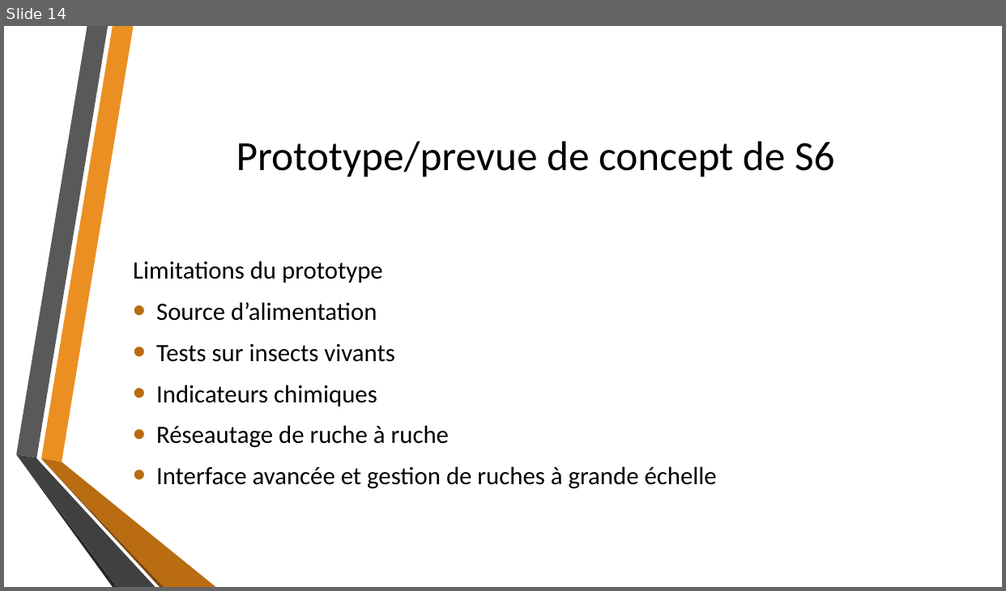
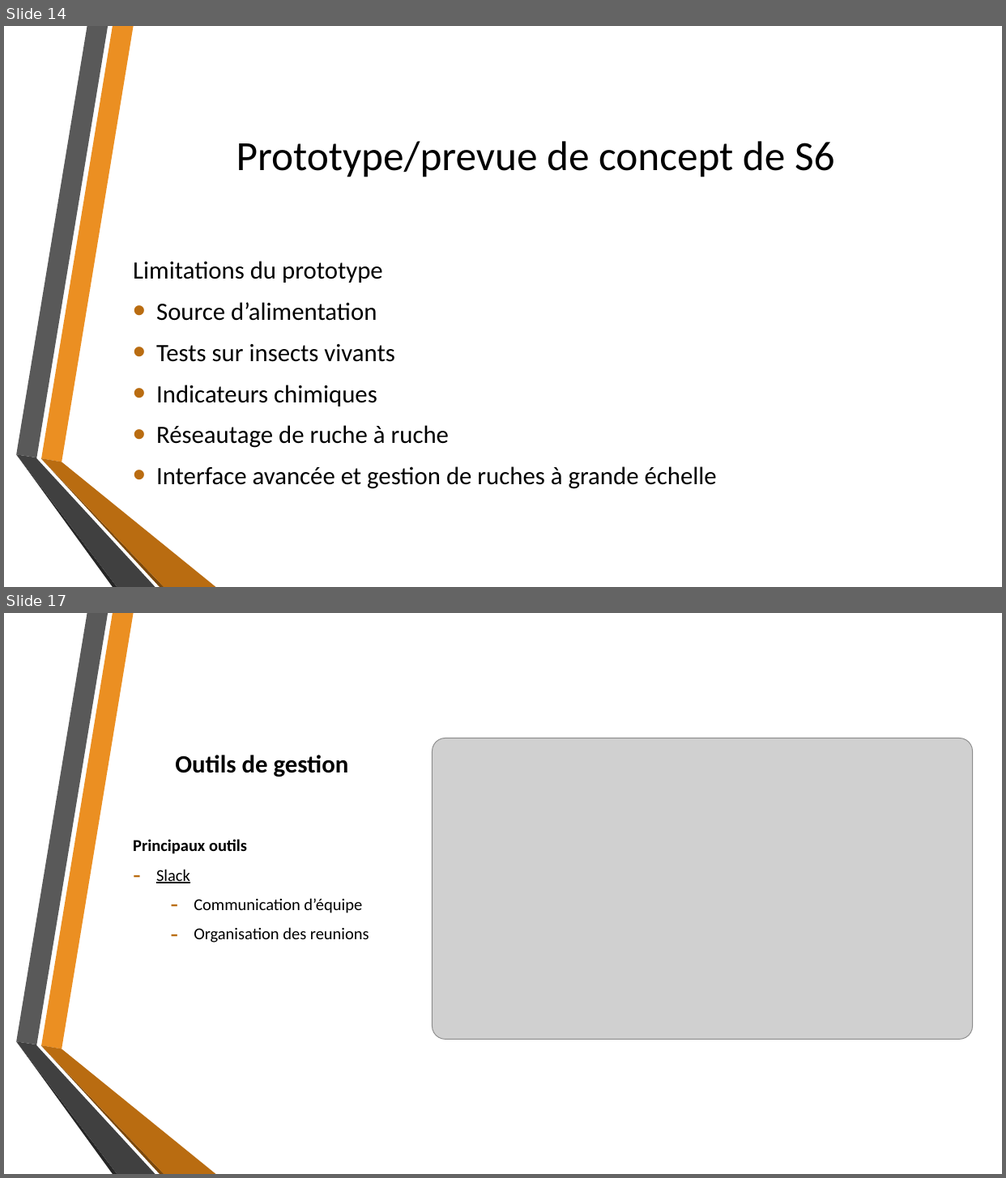
Before and after one commit to fisj2002/Projet_S6_Documentation, a slide deck: Dossier de Conception.pptx. Shown one above the other, each under a label of ours: slide 14 before the commit, slides 14 and 17 after it; the slides between them are not shown. The pictures are 1006x591 and 1006x1178 pixels, drawn with LibreOffice and Linux fonts; fonts in the diff are those of the drawing; grey boxes stand for pictures; background and template pictures are left out. Boxes give left, top, right and bottom in pixels: in the first picture for what was removed or moved away, otherwise in the second. Text is boxed around its words. In the diff, an @@ line names an element or a change of style, - is before the commit and + after.

Commit message:
PT-25 Ajout de la partie gestion

```diff
--- a/Dossier de Conception.pptx
+++ b/Dossier de Conception.pptx
@@ slide 17 added at bbox=[4, 613, 1002, 1174], background picture (left out); not listed: 6 template elements that a slide beside it also shows @@
@@ title added at bbox=[175, 755, 349, 777], 24 pt, text #000000, bold @@
+Outils de gestion
@@ picture added at bbox=[432, 738, 973, 1040] @@
@@ text added at bbox=[133, 839, 369, 943], 16 pt, text #000000 @@
+Principaux outils
+– Slack
+  – Communication d’équipe
+  – Organisation des reunions
```
Also in this commit, not shown: 1 slide changed, 1 other slide added.
